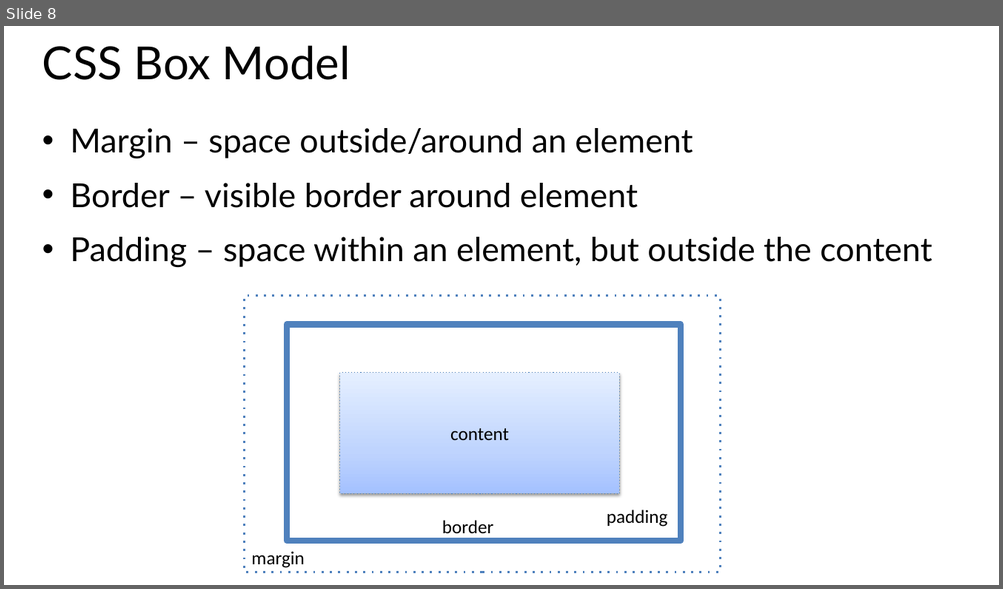
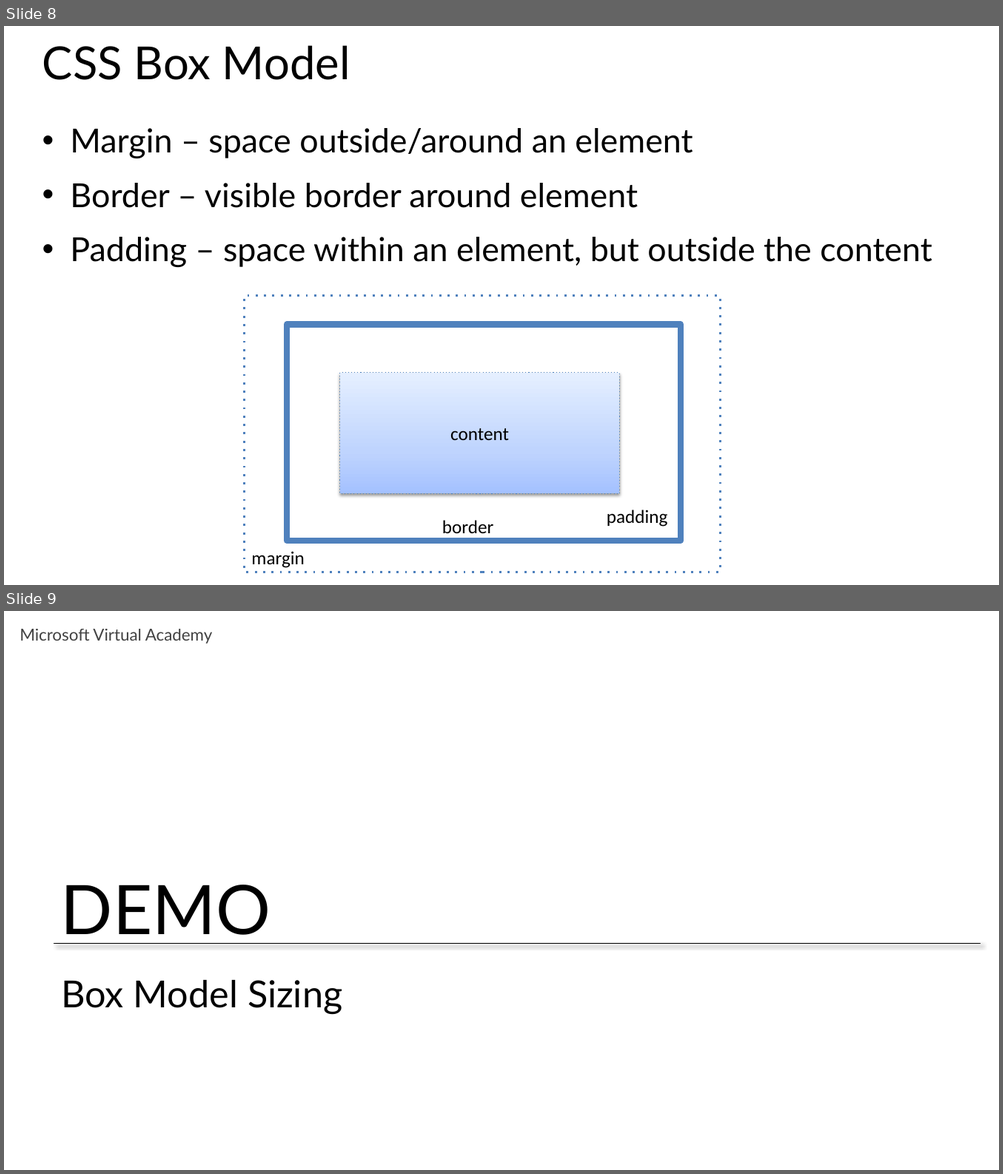
Before and after one commit to CharaD7/CSS-Style, a slide deck: Slides/Module 3.pptx. Shown one above the other, each under a label of ours: slide 8 before the commit, slides 8 and 9 after it. The pictures are 1003x589 and 1003x1174 pixels, drawn with LibreOffice and Linux fonts; fonts in the diff are those of the drawing. Boxes give left, top, right and bottom in pixels: in the first picture for what was removed or moved away, otherwise in the second. Text is boxed around its words. In the diff, an @@ line names an element or a change of style, - is before the commit and + after.

```diff
--- a/Slides/Module 3.pptx
+++ b/Slides/Module 3.pptx
@@ slide 9 added at <box>4,611,999,1170</box>, background #FFFFFF @@
@@ text added at <box>20,629,212,644</box>, 16 pt, text #404040 @@
+Microsoft Virtual Academy
@@ text added at <box>61,885,270,944</box>, 66 pt, text #000000 @@
+DEMO
@@ line added from (54, 944) to (981, 944), #000000 0.75 pt @@
@@ title added at <box>61,980,342,1014</box>, 36 pt, text #000000 @@
+Box Model Sizing
```
Also in this commit, not shown: 5 slides changed, 1 other slide added, 5 other files.
